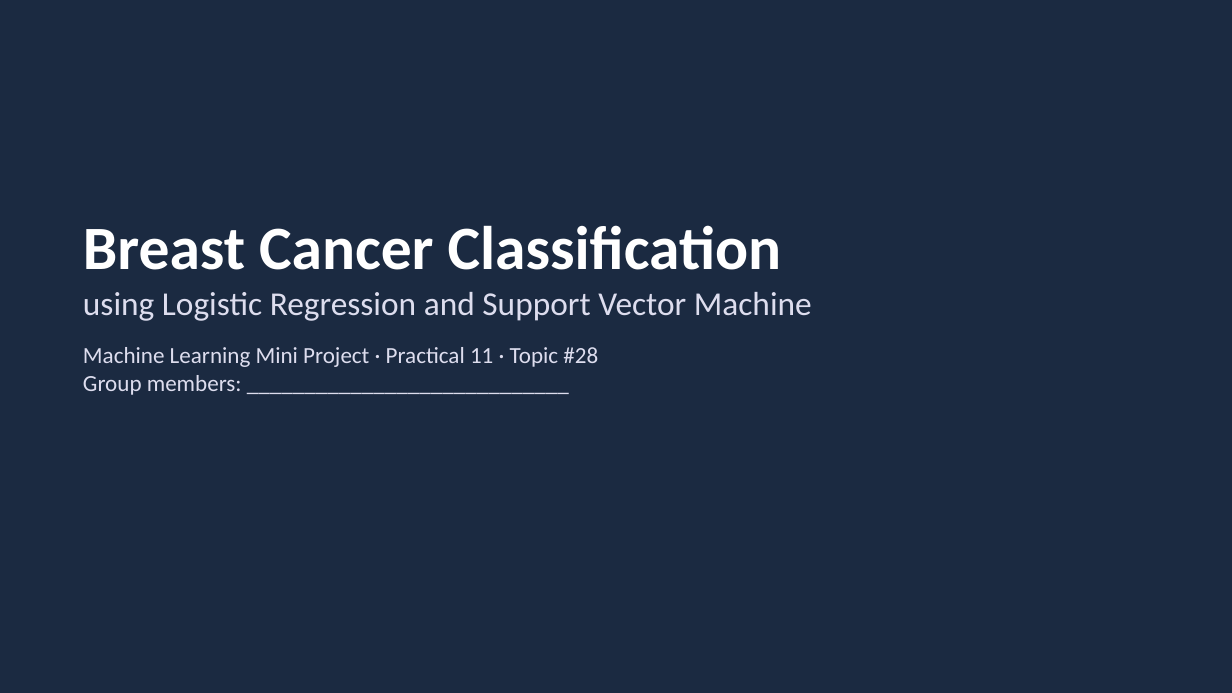
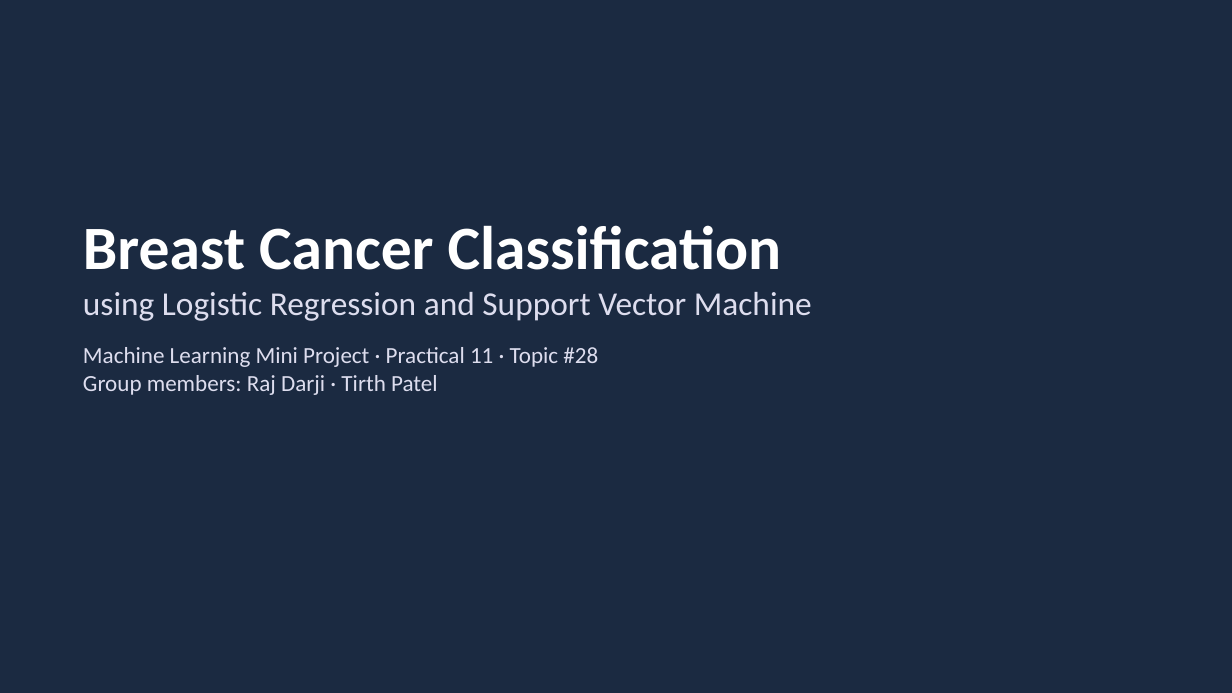
Before and after one commit to darjiraj12o1-hub/breast-cancer-classification, a slide deck: slide 1 of Presentation_Breast_Cancer_Classification.pptx. Drawn at 1232x693 pixels with LibreOffice and Linux fonts; fonts in the diff are those of the drawing. Boxes give left, top, right and bottom in pixels: in the first picture for what was removed or moved away, otherwise in the second. Text is boxed around its words. In the diff, an @@ line names an element or a change of style, - is before the commit and + after.

```diff
--- a/Presentation_Breast_Cancer_Classification.pptx
+++ b/Presentation_Breast_Cancer_Classification.pptx
@@ text at (83,375,438,395): text changed @@
-Group members: ____________________________
+Group members: Raj Darji · Tirth Patel
```
Also in this commit, not shown: 5 other files.
